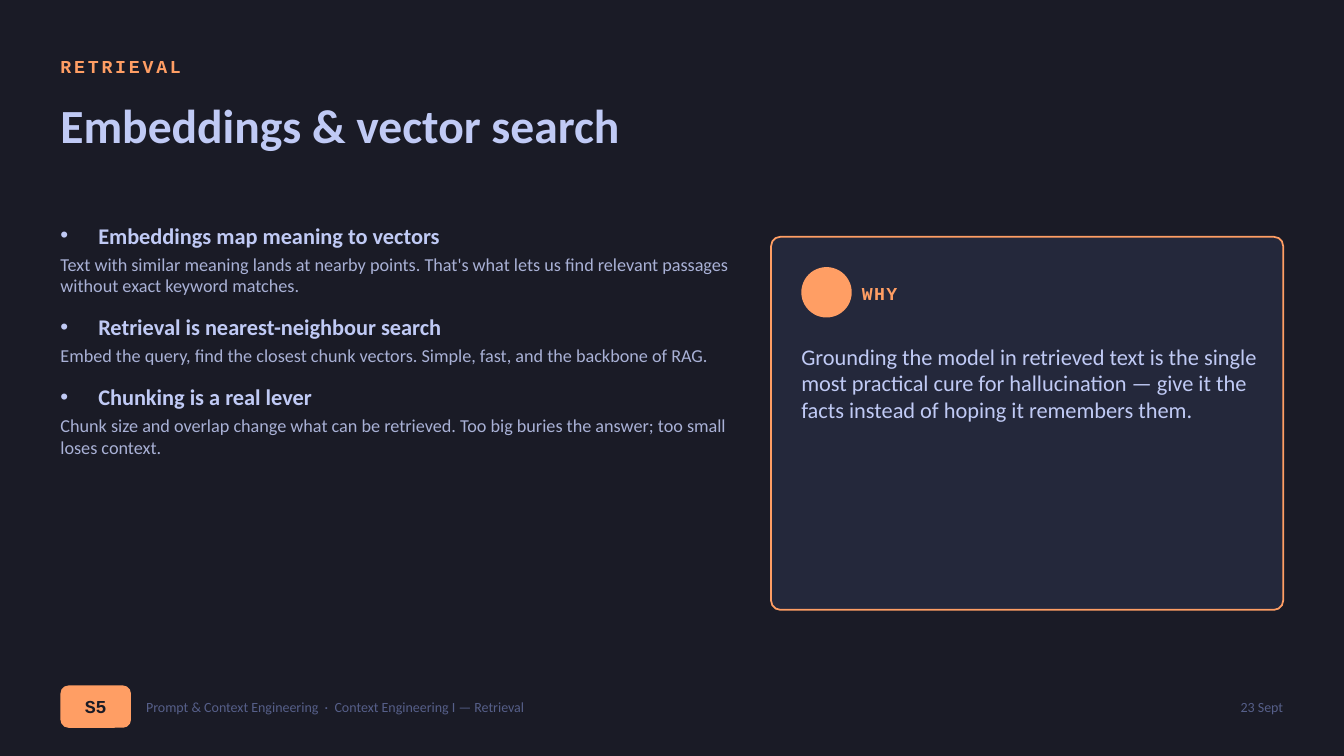
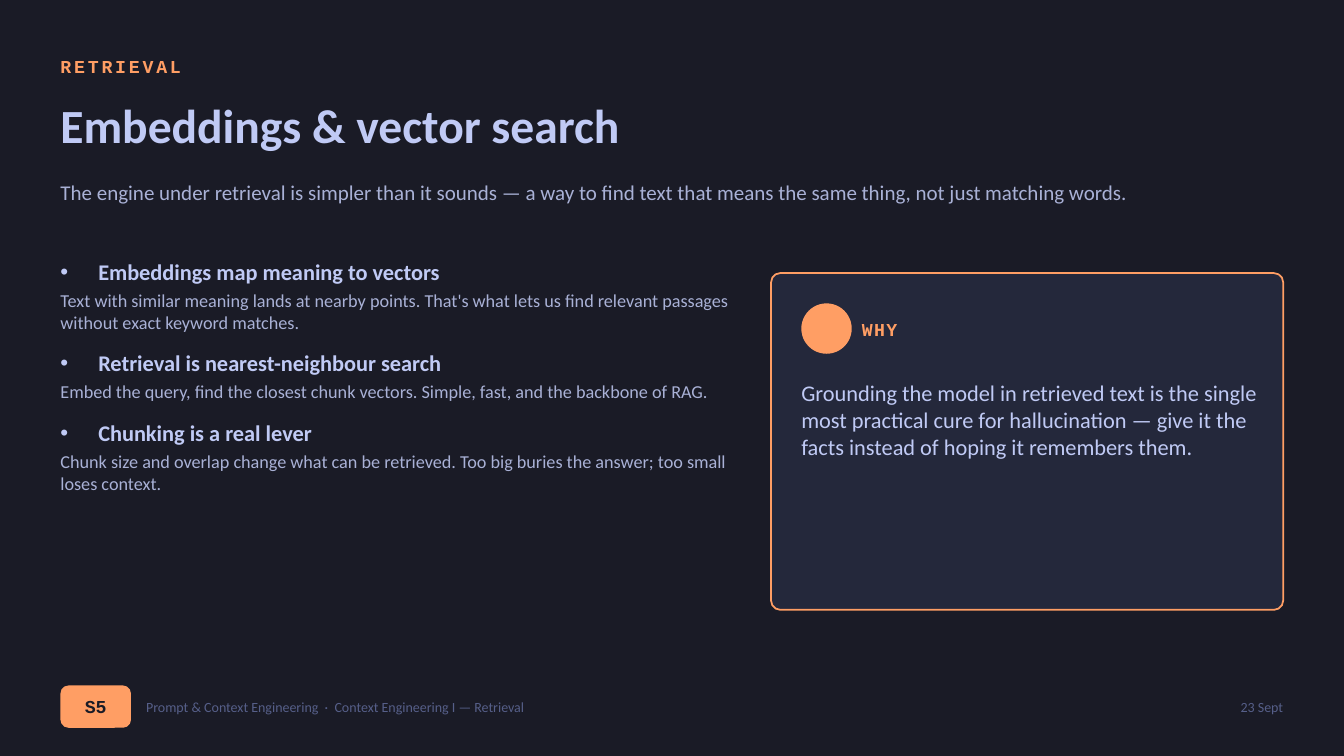
Before and after one commit to sduprey/langchain_courses, a slide deck: slide 6 of prompt-engineering-course/prompt_engineering_presentation_support/PE_S5_context-retrieval.pptx. Drawn at 1344x756 pixels with LibreOffice and Linux fonts; fonts in the diff are those of the drawing. Boxes give left, top, right and bottom in pixels: in the first picture for what was removed or moved away, otherwise in the second. Text is boxed around its words. In the diff, an @@ line names an element or a change of style, - is before the commit and + after.

```diff
--- a/prompt-engineering-course/prompt_engineering_presentation_support/PE_S5_context-retrieval.pptx
+++ b/prompt-engineering-course/prompt_engineering_presentation_support/PE_S5_context-retrieval.pptx
@@ text added at [60, 185, 1126, 204], 15 pt, text #A9B1D6 @@
+The engine under retrieval is simpler than it sounds — a way to find text that means the same thing, not just matching words.
@@ text "Embeddings map meaning to vectors": place and size @@
-text "Embeddings map meaning to vectors" at [60, 228, 728, 454]
+text "Embeddings map meaning to vectors" at [60, 264, 728, 490]
@@ rounded rectangle: place and size @@
-rounded rectangle at [771, 237, 1284, 610]
+rounded rectangle at [771, 273, 1284, 610]
@@ rounded rectangle at [771, 273, 1284, 610]: proportions changed @@
@@ ellipse: place and size @@
-ellipse at [802, 267, 852, 318]
+ellipse at [802, 303, 852, 354]
@@ text "WHY": place and size @@
-text "WHY" at [862, 288, 897, 300]
+text "WHY" at [862, 324, 897, 336]
@@ text "Grounding the model in retrieved ...": place and size @@
-text "Grounding the model in retrieved ..." at [801, 349, 1256, 422]
+text "Grounding the model in retrieved ..." at [801, 385, 1256, 459]
```
Also in this commit, not shown: 6 other slides changed, 18 other files.
